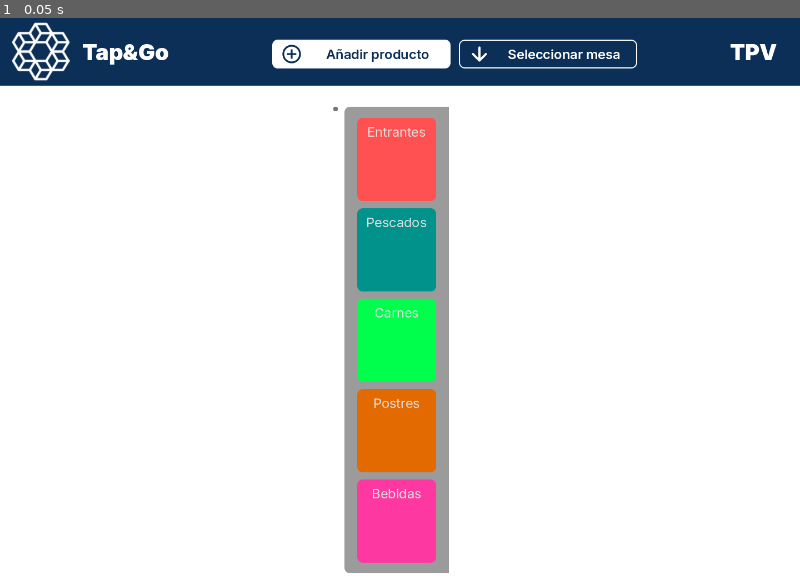
Above: before the commit, frame 1.
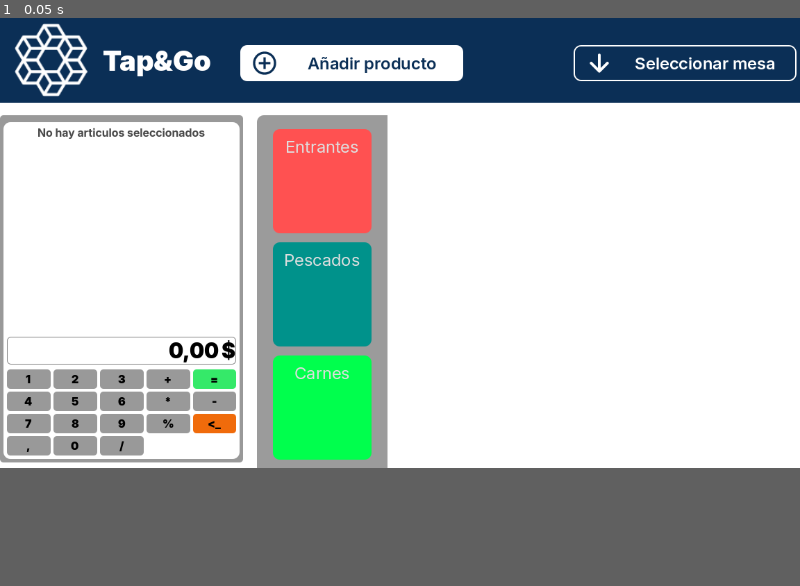
Above: after the commit, the same moment.

Repository: rteijeiro/tpv
Game: Godot game, scene res://scenes/main.tscn
Two runs of this game, one before a commit and one after it. Both use one fixed random seed, a clock stepped at 60 frames per second and the inputs below. The project has no main scene, so this scene is started directly.
Inputs:
- Up to frame 1 (0.05 s): no input
In our replay, the window is 800x568 before the commit and 800x450 after it. These sizes can differ from the game's own. Grey fills any space a smaller window leaves; there, only what the larger window draws over its background counts as a difference.

The runs differ from the first frame. In frame 1, 28% of the frame differs, in the area x 0-100%, y 0-98%.

Commit message:
Botones bien colocados

Diff:
--- a/Scripts/calculator.gd
+++ b/Scripts/calculator.gd
@@ -10,16 +10,13 @@
 
 
 func _on_uno_pressed() -> void:
-	input += '1'
-	price.text = input
+	selectNumber('1')
 
 func _on_dos_pressed() -> void:
-	input += '2'
-	price.text = input
+	selectNumber('2')
 
 func _on_tres_pressed() -> void:
-	input += '3'
-	price.text = input
+	selectNumber('3')
 
 func _on_suma_pressed() -> void:
 	res = int(input)
@@ -44,54 +41,48 @@
 	res = 0
 
 func _on_cuatro_pressed() -> void:
-	input += '4'
-	price.text = input
+	selectNumber('4')
 
 func _on_cinco_pressed() -> void:
-	input += '5'
-	price.text = input
+	selectNumber('5')
 
 func _on_seis_pressed() -> void:
-	input += '6'
-	price.text = input
+	selectNumber('6')
 
 func _on_multiplicacion_pressed() -> void:
-	res = int(input)
+	res = float(input)
 	input = ''
 	operation = '*'
 	price.text = input
 
 func _on_siete_pressed() -> void:
-	input += '7'
-	price.text = input
+	selectNumber('7')
 
 
 func _on_ocho_pressed() -> void:
-	input += '8'
-	price.text = input
+	selectNumber('8')
 
 func _on_nueve_pressed() -> void:
 	input += '9'
 	price.text = input
 
 func _on_resta_pressed() -> void:
-	res = int(input)
+	res = float(input)
 	input = ''
 	operation = '-'
 	price.text = input
 
 func _on_modulo_pressed() -> void:
-	res = int(input)
+	res = float(input)
 	input = ''
 	operation = '%'
 	price.text = input
 
 func _on_cero_pressed() -> void:
-	input += '0'
-	price.text = input
+	selectNumber('0')
 
 func _on_division_pressed() -> void:
-	res = int(input)
+	res = float(input)
 	input = ''
 	operation = '/'
 	price.text = input
@@ -99,3 +90,7 @@
 func _on_decimal_pressed() -> void:
 	input += '.'
 	price.text = input
+
+func selectNumber(number):
+	input += number
+	price.text = input
--- a/project.godot
+++ b/project.godot
@@ -16,6 +16,4 @@
 
 [display]
 
-window/size/viewport_width=1440
-window/size/viewport_height=1024
 window/stretch/mode="viewport"
--- a/scenes/calculator.tscn
+++ b/scenes/calculator.tscn
@@ -197,6 +197,18 @@
 text = "*"
 flat = true
 
+[node name="PanelContainer13" type="PanelContainer" parent="PanelContainer/MarginContainer/PanelContainer/MarginContainer/VBoxContainer/GridContainer"]
+layout_mode = 2
+size_flags_horizontal = 3
+size_flags_vertical = 3
+theme = ExtResource("1_31te4")
+
+[node name="Resta" type="Button" parent="PanelContainer/MarginContainer/PanelContainer/MarginContainer/VBoxContainer/GridContainer/PanelContainer13"]
+layout_mode = 2
+theme = ExtResource("4_n0t3b")
+text = "-"
+flat = true
+
 [node name="PanelContainer7" type="PanelContainer" parent="PanelContainer/MarginContainer/PanelContainer/MarginContainer/VBoxContainer/GridContainer"]
 layout_mode = 2
 size_flags_horizontal = 3
@@ -233,16 +245,16 @@
 text = "9"
 flat = true
 
-[node name="PanelContainer13" type="PanelContainer" parent="PanelContainer/MarginContainer/PanelContainer/MarginContainer/VBoxContainer/GridContainer"]
-layout_mode = 2
-size_flags_horizontal = 3
-size_flags_vertical = 3
-theme = ExtResource("1_31te4")
-
-[node name="Resta" type="Button" parent="PanelContainer/MarginContainer/PanelContainer/MarginContainer/VBoxContainer/GridContainer/PanelContainer13"]
-layout_mode = 2
-theme = ExtResource("4_n0t3b")
-text = "-"
+[node name="PanelContainer14" type="PanelContainer" parent="PanelContainer/MarginContainer/PanelContainer/MarginContainer/VBoxContainer/GridContainer"]
+layout_mode = 2
+size_flags_horizontal = 3
+size_flags_vertical = 3
+theme = ExtResource("1_31te4")
+
+[node name="Modulo" type="Button" parent="PanelContainer/MarginContainer/PanelContainer/MarginContainer/VBoxContainer/GridContainer/PanelContainer14"]
+layout_mode = 2
+theme = ExtResource("4_n0t3b")
+text = "%"
 flat = true
 
 [node name="PanelContainer18" type="PanelContainer" parent="PanelContainer/MarginContainer/PanelContainer/MarginContainer/VBoxContainer/GridContainer"]
@@ -258,16 +270,16 @@
 text = "<_"
 flat = true
 
-[node name="PanelContainer14" type="PanelContainer" parent="PanelContainer/MarginContainer/PanelContainer/MarginContainer/VBoxContainer/GridContainer"]
-layout_mode = 2
-size_flags_horizontal = 3
-size_flags_vertical = 3
-theme = ExtResource("1_31te4")
-
-[node name="Modulo" type="Button" parent="PanelContainer/MarginContainer/PanelContainer/MarginContainer/VBoxContainer/GridContainer/PanelContainer14"]
-layout_mode = 2
-theme = ExtResource("4_n0t3b")
-text = "%"
+[node name="PanelContainer15" type="PanelContainer" parent="PanelContainer/MarginContainer/PanelContainer/MarginContainer/VBoxContainer/GridContainer"]
+layout_mode = 2
+size_flags_horizontal = 3
+size_flags_vertical = 3
+theme = ExtResource("1_31te4")
+
+[node name="Decimal" type="Button" parent="PanelContainer/MarginContainer/PanelContainer/MarginContainer/VBoxContainer/GridContainer/PanelContainer15"]
+layout_mode = 2
+theme = ExtResource("4_n0t3b")
+text = ","
 flat = true
 
 [node name="PanelContainer10" type="PanelContainer" parent="PanelContainer/MarginContainer/PanelContainer/MarginContainer/VBoxContainer/GridContainer"]
@@ -280,18 +292,6 @@
 layout_mode = 2
 theme = ExtResource("4_n0t3b")
 text = "0"
-flat = true
-
-[node name="PanelContainer15" type="PanelContainer" parent="PanelContainer/MarginContainer/PanelContainer/MarginContainer/VBoxContainer/GridContainer"]
-layout_mode = 2
-size_flags_horizontal = 3
-size_flags_vertical = 3
-theme = ExtResource("1_31te4")
-
-[node name="Decimal" type="Button" parent="PanelContainer/MarginContainer/PanelContainer/MarginContainer/VBoxContainer/GridContainer/PanelContainer15"]
-layout_mode = 2
-theme = ExtResource("4_n0t3b")
-text = ","
 flat = true
 
 [node name="PanelContainer16" type="PanelContainer" parent="PanelContainer/MarginContainer/PanelContainer/MarginContainer/VBoxContainer/GridContainer"]
--- a/scenes/main.tscn
+++ b/scenes/main.tscn
@@ -6,6 +6,7 @@
 [ext_resource type="FontFile" uid="uid://dhnotjof8qyi" path="res://resources/fonts/Inter/static/Inter_18pt-SemiBold.ttf" id="3_vvqq3"]
 [ext_resource type="Texture2D" uid="uid://b2n5p5ufxtk7g" path="res://resources/add_circle_2.png" id="4_eu6tk"]
 [ext_resource type="Texture2D" uid="uid://dt31c48jxd7ft" path="res://resources/Arrow_down_2.png" id="5_21em6"]
+[ext_resource type="PackedScene" uid="uid://qd5tpgl2irrl" path="res://scenes/calculator.tscn" id="6_t16vj"]
 
 [sub_resource type="StyleBoxFlat" id="StyleBoxFlat_w5x5b"]
 bg_color = Color(0.0431373, 0.184314, 0.337255, 1)
@@ -52,8 +53,6 @@
 expand_margin_left = 15.0
 
 [sub_resource type="Theme" id="Theme_u0dgb"]
-
-[sub_resource type="Theme" id="Theme_81gai"]
 
 [sub_resource type="StyleBoxFlat" id="StyleBoxFlat_wic1w"]
 bg_color = Color(0.607843, 0.607843, 0.607843, 1)
@@ -243,17 +242,13 @@
 
 [node name="HSplitContainer" type="HSplitContainer" parent="."]
 layout_mode = 0
-offset_left = 600.0
-offset_top = 160.0
-offset_right = 808.0
-offset_bottom = 1001.0
+offset_top = 140.0
+offset_right = 200.0
+offset_bottom = 981.0
 theme = SubResource("Theme_u0dgb")
-
-[node name="Calculadora" type="VBoxContainer" parent="HSplitContainer"]
-layout_mode = 2
-theme = SubResource("Theme_81gai")
-
-[node name="Button" type="Button" parent="HSplitContainer/Calculadora"]
+theme_override_constants/separation = 370
+
+[node name="Calculator" parent="HSplitContainer" instance=ExtResource("6_t16vj")]
 layout_mode = 2
 
 [node name="Menu" type="HSplitContainer" parent="HSplitContainer"]
Not shown: 1 places in scenes/calculator.tscn that only renumber resources
